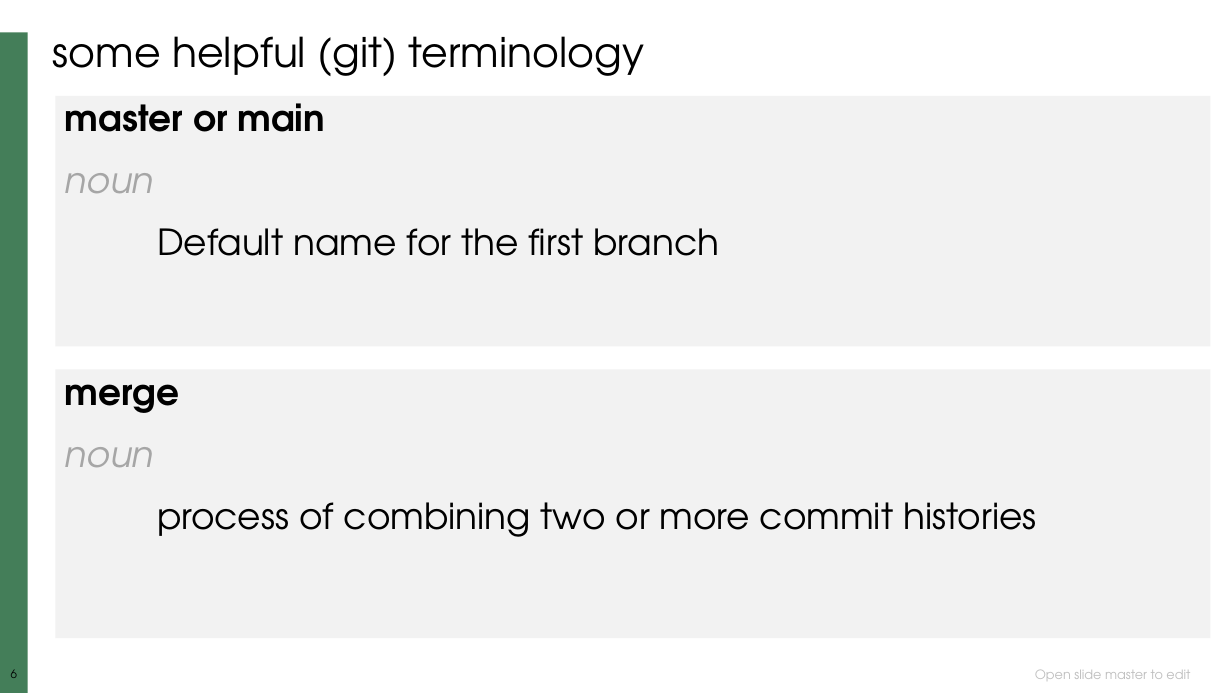
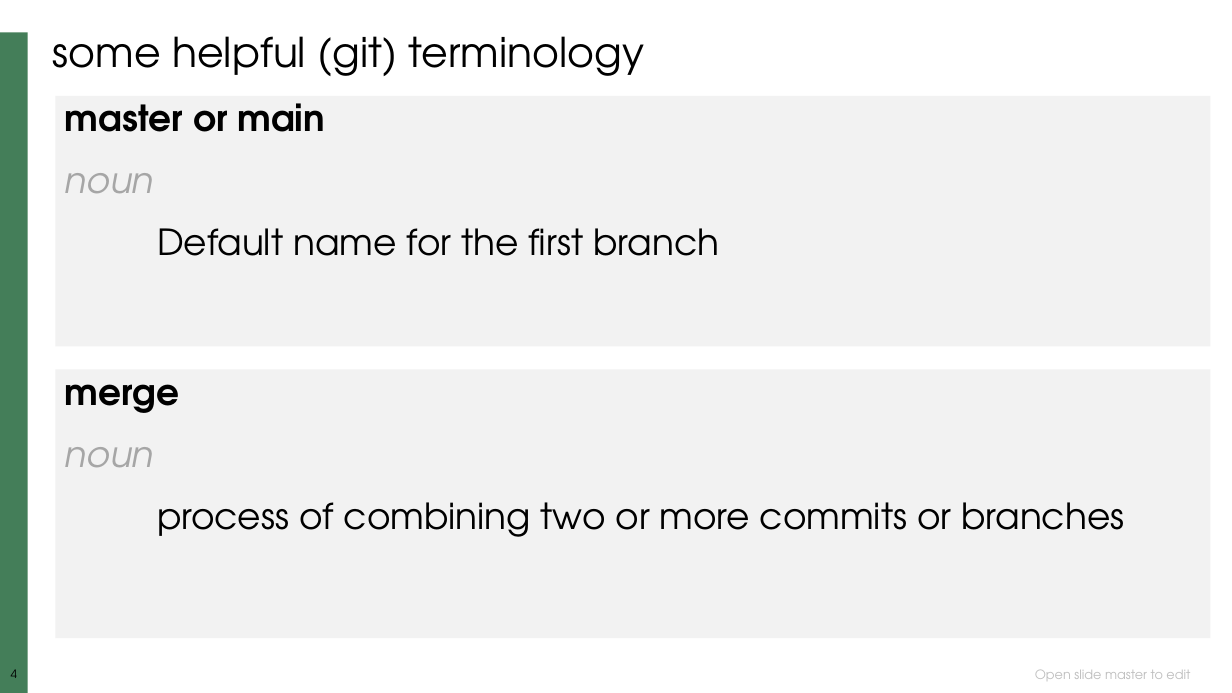
Before and after one commit to neutrons/ns-computation-tutorial, a slide deck: slide 4 of lectures/NXS_git_github.pptx (slide 6 before the commit). Drawn at 1232x693 pixels with LibreOffice and Linux fonts; fonts in the diff are those of the drawing; background and template pictures are left out. Boxes give left, top, right and bottom in pixels: in the first picture for what was removed or moved away, otherwise in the second. Text is boxed around its words. In the diff, an @@ line names an element or a change of style, - is before the commit and + after.

```diff
--- a/lectures/NXS_git_github.pptx
+++ b/lectures/NXS_git_github.pptx
@@ text at (157, 502, 1124, 537): text changed @@
-process of combining two or more commit histories
+process of combining two or more commits or branches
@@ page number at (0, 669, 29, 685): text changed @@
-6
+4
@@ page number at (11, 669, 17, 678): text changed @@
-6
+4
```
Also in this commit, not shown: 1 other slide changed, 2 slides added, 3 slides removed, 3 other files.
